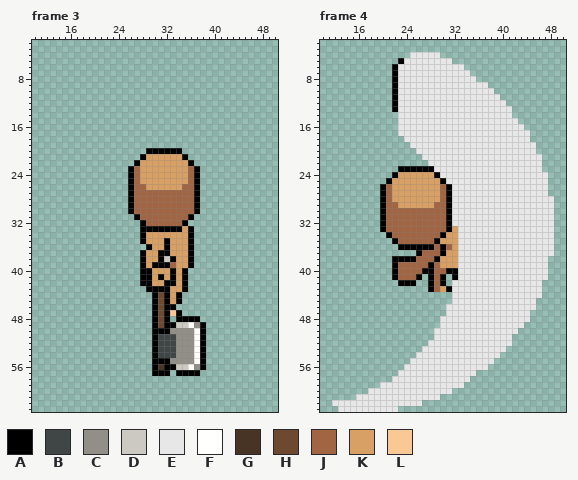
Pixel-art file -- assets/Entities/Characters/Body_A/Animations/Slice_Base/Slice_Up.aseprite. This is how it looked before the edit.
64x64 pixels, 8 frames. Shown: frame 3: x 10..50, y 2..63; frame 4: x 10..50, y 2..63. The commit also changed other frames, which this record leaves out.
Palette (. is transparent): A #000000  B #404545  C #928f88  D #ccc9c2  E #e7e7e7  F #fffffe  G #483425  H #6c492f  J #a26543  K #d9a066  L #fac895
After:
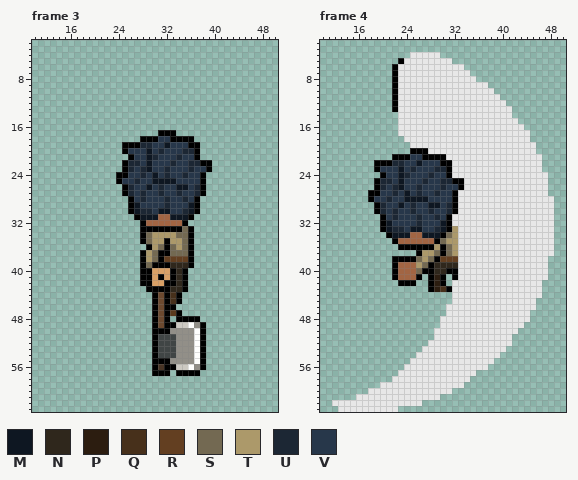
Colours new in this view: M #0e1722  N #2f271c  P #2c1d10  Q #47301b  R #633f21  S #736952  T #ac996a  U #1c2734  V #27374a
Difference:
layer "Pants" added
layer "Boots" added
layer "Shirt" added
layer "Hair-V1-F1" added
colour L: #fac895 -> #5a391c
Changed rows in their new state; - is a pixel that keeps its letter.
Frame 3:
first column x 24:
17 -------AAA------
18 ----AAAVVAAAA---
19 -AAAUUVVMVVVAA--
20 -AVVVMVUVVVUUA--
21 --AVVMUVVVUVVA--
22 -AUUVMVVVUVVUUAA
23 -AUVUMVVUVVVUVVA
24 AAVVUVMVUVVUVVA-
25 AVVUVVMMMMVVVVA-
26 -AUVVMVUVVMMVUA-
27 -AUVUVVUVVUVVUA-
28 ---VUVVVUVVUV---
29 ---MVVVVUVVVM---
30 ---MUUVMMVVUM---
31 ----MMM--MMM----
33 -----------S----
34 -----STTTTSS----
35 -----STT-TTS----
36 ------TS-STS----
37 -----TS--SSS----
38 -----TS-RRRR----
39 -----S---NNN----
40 ----------N-----
41 ----------N-----
42 ----------N-----
43 ---------NN-----
44 ---------Q------
45 ---------Q------
Frame 4:
first column x 18:
20 -------AAA------
21 ----AAAVVAAAA---
22 -AAAUUVVMVVVAA--
23 -AVVVMVUVVVUUA--
24 --AVVMUVVVUVVA--
25 -AUUVMVVVUVVUUAA
26 -AUVUMVVUVVVUVVA
27 AAVVUVMVUVVUVVA-
28 AVVUVVMMMMVVVVA-
29 -AUVVMVUVVMMVUA-
30 -AUVUVVUVVUVVUA-
31 ---VUVVVUVVUV---
32 ---MVVVVUVVVM---
33 ---MUUVMMVVUM-T-
34 ----MMM--MMM-ST-
35 ------------STT-
36 -----------T-ST-
37 ---------TTS-ST-
38 --------STS-RRR-
39 --------TS-NNNN-
40 --------S--NN---
41 -----------P----
42 -----------P----
43 -----------PQ---
